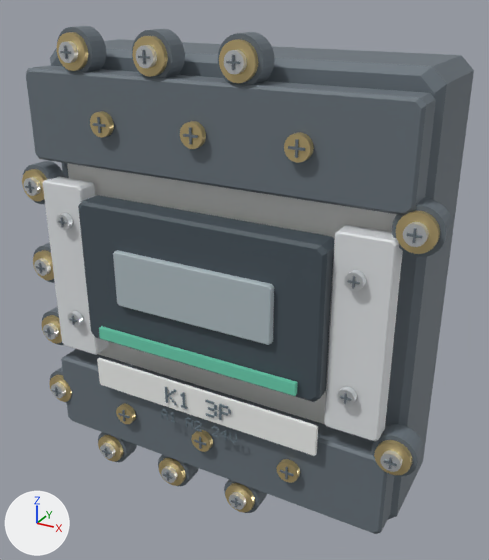
Renders of the glTF model assets/models/detailed/contactor.glb from each side of a commit.
The view is the same before and after, from a 50 mm lens placed at (2.38, -4.29, 2.08), pointed at (0.06, -0.07, -0.03). Arrows for +X, +Y and +Z are at lower left; the lights stay in place. The first picture is the older version. Vertices at exactly the same position are counted once.

Before the edit, the objects in view are built like this:
```python
me_contactor = bpy.data.meshes.new('contactor')
me_contactor.from_pydata(...)  # 6314 vertices, 11280 faces; spans x -1.64..1.64, y -0.78..0.61, z -1.8..1.8
me_contactor.materials.append(mat_black)  # greyish blue #47535c
me_contactor.materials.append(mat_brass)  # beige #e3cc93
me_contactor.materials.append(mat_chrome)  # white #eaeef0
me_contactor.materials.append(mat_dark)  # grey #69737c
me_contactor.materials.append(mat_glass)  # light grey #b2bfc5
me_contactor.materials.append(mat_green)  # green #6ed4b4
me_contactor.materials.append(mat_ink)  # greyish blue #6a7a84
me_contactor.materials.append(mat_ivory)  # white #f2f3f0
me_contactor.materials.append(mat_label)  # white #f5f6f5
me_contactor.materials.append(mat_polymer)  # white #e4e7e9
me_contactor.materials.append(mat_rubber)  # greyish blue #555f66
ob_contactor_detailed = bpy.data.objects.new('contactor-detailed', me_contactor)
ob_contactor_detailed.location = (0.0, 0.0, 0.0)
```
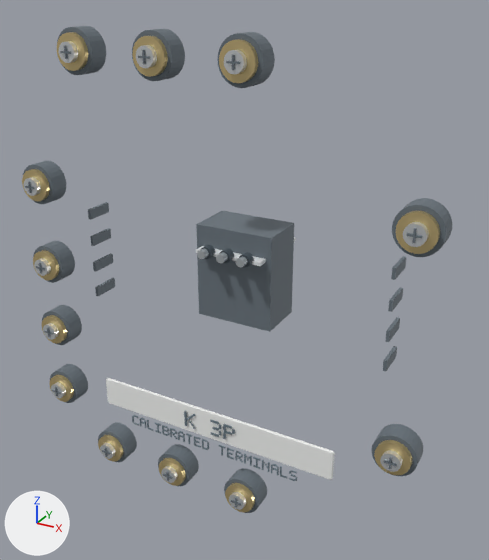
Where the change shows, as pixel boxes [x1, y1, x2, y2] in the pictures (489 x 560 px):
'contactor-detailed', reshaped
    before: [22, 26, 474, 534]
    after: [22, 26, 452, 513]
part 1 of me_contactor, added
    after: [201, 245, 215, 259]
part 2 of me_contactor, added
    after: [219, 248, 234, 263]
part 3 of me_contactor, added
    after: [239, 252, 254, 267]
part 4 of me_contactor, added
    after: [95, 278, 115, 296]
part 5 of me_contactor, added
    after: [93, 253, 113, 272]
part 6 of me_contactor, added
    after: [90, 228, 111, 246]
part 7 of me_contactor, added
    after: [88, 202, 109, 220]
part 8 of me_contactor, added
    after: [383, 346, 397, 371]
part 9 of me_contactor, added
    after: [385, 317, 400, 342]
part 10 of me_contactor, added
    after: [388, 287, 403, 312]
part 11 of me_contactor, added
    after: [391, 256, 406, 280]
part 12 of me_contactor, deleted
    before: [26, 65, 436, 483]
part 13 of me_contactor, cut back
    before: [50, 39, 474, 534]
    after: [106, 211, 335, 481]

Patch to the scene script:
```diff
--- a/assets/models/detailed/contactor.glb.py
+++ b/assets/models/detailed/contactor.glb.py
@@ mat_blue @@
+mat_blue = principled_material('blue')
+mat_blue.base_color = (0.0863, 0.482, 0.757)  # cyan #53b8e2
+mat_blue.metallic = 0.05
+mat_blue.roughness = 0.62
@@ mat_metal @@
+mat_metal = principled_material('metal')
+mat_metal.base_color = (0.62, 0.667, 0.698)  # light grey #ced5da
+mat_metal.metallic = 0.75
+mat_metal.roughness = 0.28
@@ me_contactor @@
 # used by ob_contactor_detailed; location = (0.0, 0.0, 0.0)
-me_contactor.from_pydata(...)  # 6314 vertices, 11280 faces; spans x -1.64..1.64, y -0.78..0.61, z -1.8..1.8
+me_contactor.from_pydata(...)  # 6480 vertices, 11732 faces; spans x -1.64..1.64, y -0.68..0.43, z -1.8..1.8
+# me_contactor part 1: a new loose piece, a 32-sided cylinder along y spanning x -0.213..-0.116, y -0.273..-0.213, z 0.168..0.266, in mat_black (greyish blue #47535c)
+# me_contactor part 2: a new loose piece, a 32-sided cylinder along y spanning x -0.049..0.049, y -0.273..-0.213, z 0.168..0.266, in mat_black (greyish blue #47535c)
+# me_contactor part 3: a new loose piece, a 32-sided cylinder along y spanning x 0.116..0.213, y -0.273..-0.213, z 0.168..0.266, in mat_black (greyish blue #47535c)
+# me_contactor part 4: a new loose piece, a box spanning x -1.285..-1.26, y -0.273..-0.043, z -0.387..-0.304, in mat_dark (grey #69737c)
+# me_contactor part 5: a new loose piece, a box spanning x -1.285..-1.26, y -0.273..-0.043, z -0.156..-0.074, in mat_dark (grey #69737c)
+# me_contactor part 6: a new loose piece, a box spanning x -1.285..-1.26, y -0.273..-0.043, z 0.074..0.156, in mat_dark (grey #69737c)
+# me_contactor part 7: a new loose piece, a box spanning x -1.285..-1.26, y -0.273..-0.043, z 0.304..0.387, in mat_dark (grey #69737c)
+# me_contactor part 8: a new loose piece, a box spanning x 1.26..1.285, y -0.273..-0.043, z -0.387..-0.304, in mat_dark (grey #69737c)
+# me_contactor part 9: a new loose piece, a box spanning x 1.26..1.285, y -0.273..-0.043, z -0.156..-0.074, in mat_dark (grey #69737c)
+# me_contactor part 10: a new loose piece, a box spanning x 1.26..1.285, y -0.273..-0.043, z 0.074..0.156, in mat_dark (grey #69737c)
+# me_contactor part 11: a new loose piece, a box spanning x 1.26..1.285, y -0.273..-0.043, z 0.304..0.387, in mat_dark (grey #69737c)
+# me_contactor part 12: 142 loose pieces with 1980 vertices, spanning x -1.45..1.45, y -0.78..0.61, z -1.73..1.51, are deleted
+# me_contactor part 13: 662 vertices removed from x -1.48..1.48, y -0.62..0.55, z -1.65..1.65; 2340 vertices added at x -1.04..1.04, y -0.55..0.43, z -1.35..0.38
+# other edits to the shape of me_contactor do not show in these pictures
 me_contactor.materials.append(mat_black)
@@ me_contactor @@
 me_contactor.materials.append(mat_dark)
-me_contactor.materials.append(mat_glass)  # light grey #b2bfc5
-me_contactor.materials.append(mat_green)  # green #6ed4b4
 me_contactor.materials.append(mat_ink)
-me_contactor.materials.append(mat_ivory)  # white #f2f3f0
 me_contactor.materials.append(mat_label)
 me_contactor.materials.append(mat_polymer)
-me_contactor.materials.append(mat_rubber)  # greyish blue #555f66
+me_contactor.materials.append(mat_blue)  # cyan #53b8e2
+me_contactor.materials.append(mat_metal)  # light grey #ced5da
```
